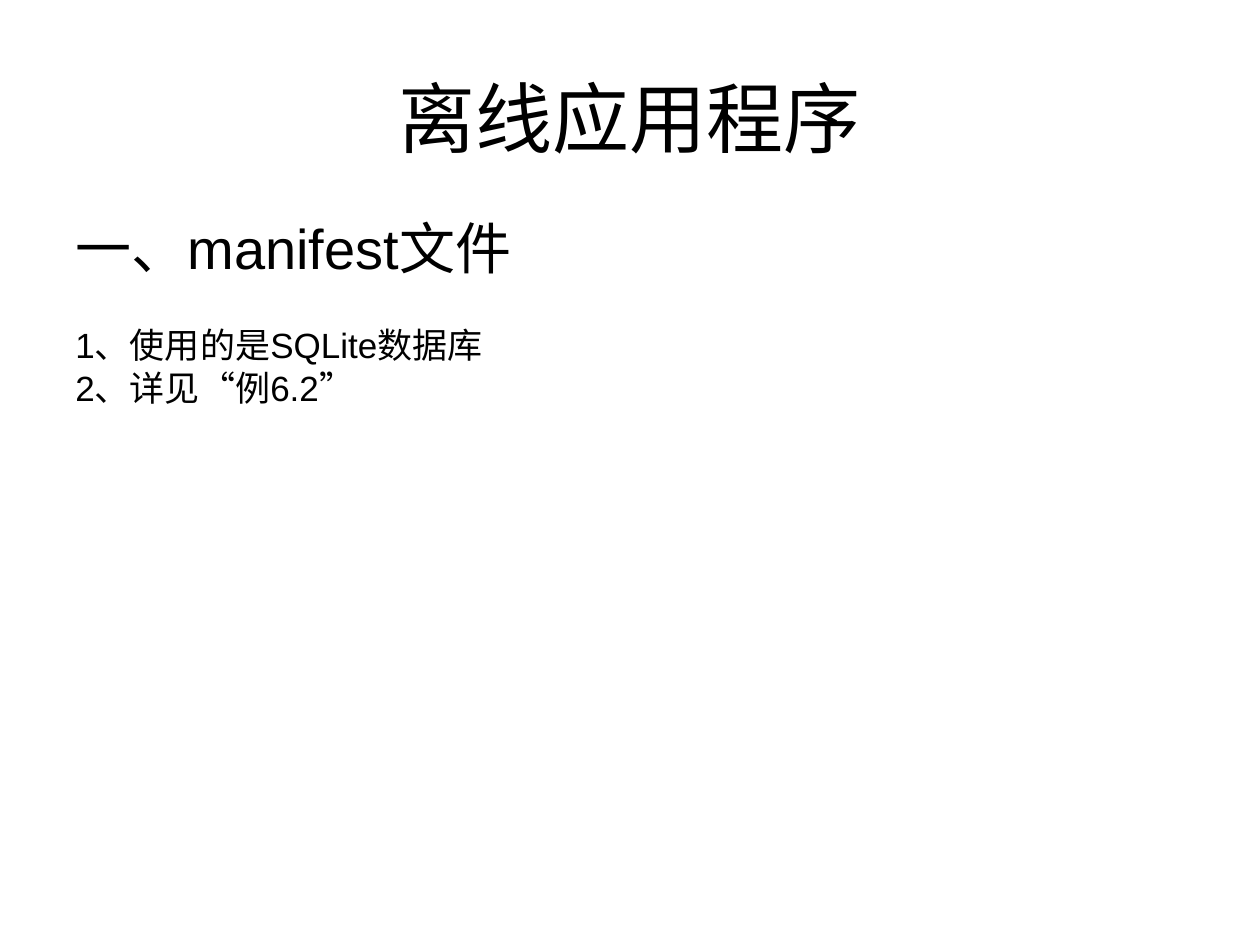
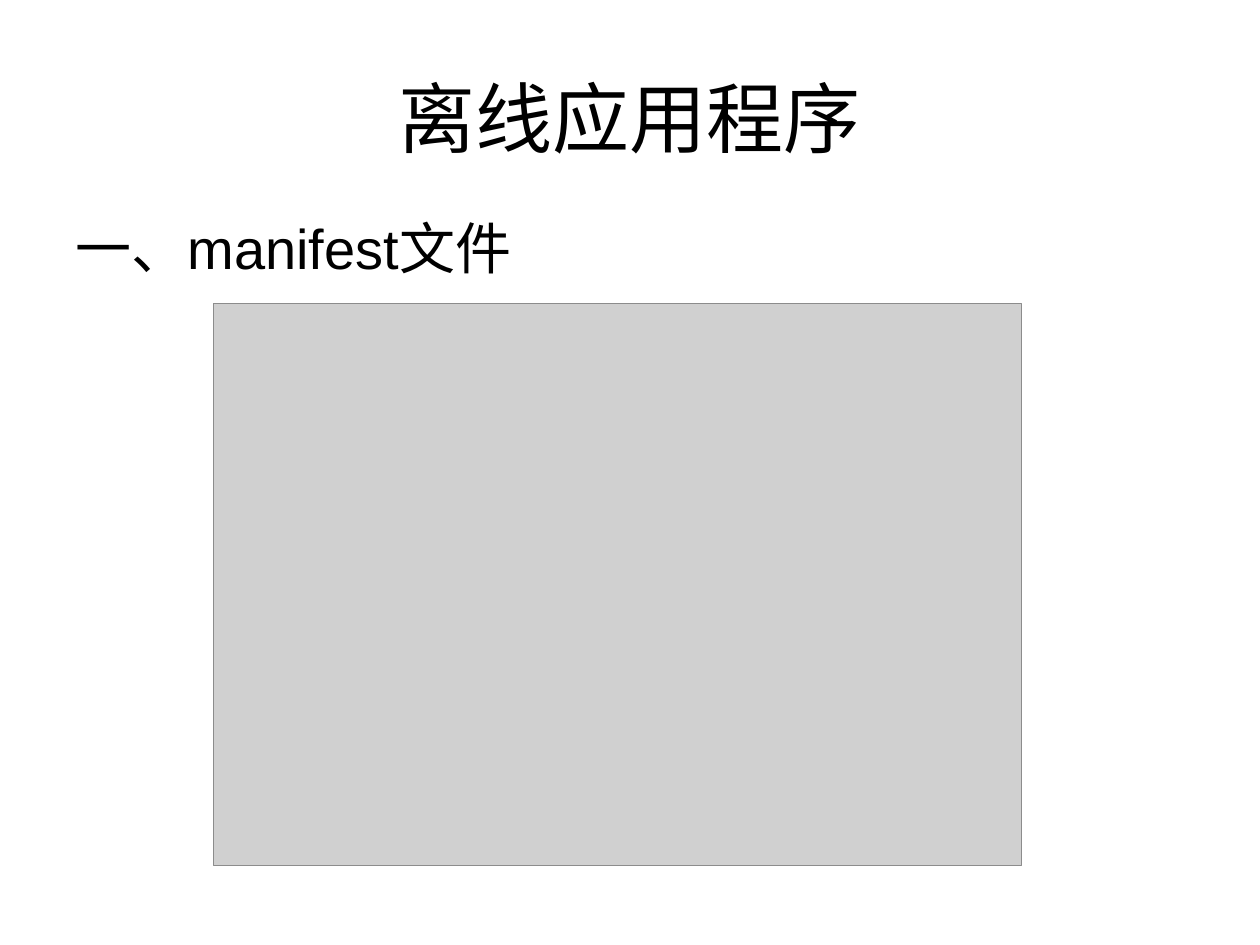
Before and after one commit to testuser2213/tom-wang-manual, a slide deck: slide 17 of manual/html5/share/关于HTML5的分享.ppt. Drawn at 1260x945 pixels with LibreOffice and Linux fonts; fonts in the diff are those of the drawing; grey boxes stand for pictures. Boxes give left, top, right and bottom in pixels: in the first picture for what was removed or moved away, otherwise in the second. Text is boxed around its words. In the diff, an @@ line names an element or a change of style, - is before the commit and + after.

```diff
--- a/manual/html5/share/关于HTML5的分享.ppt
+++ b/manual/html5/share/关于HTML5的分享.ppt
@@ picture added at (213,304,1022,866) @@
@@ text at (75,330,482,404): paragraphs removed @@
-1、使用的是SQLite数据库
-2、详见“例6.2”
```
Also in this commit, not shown: 2 other slides changed, 1 slide added, 10 other files.
